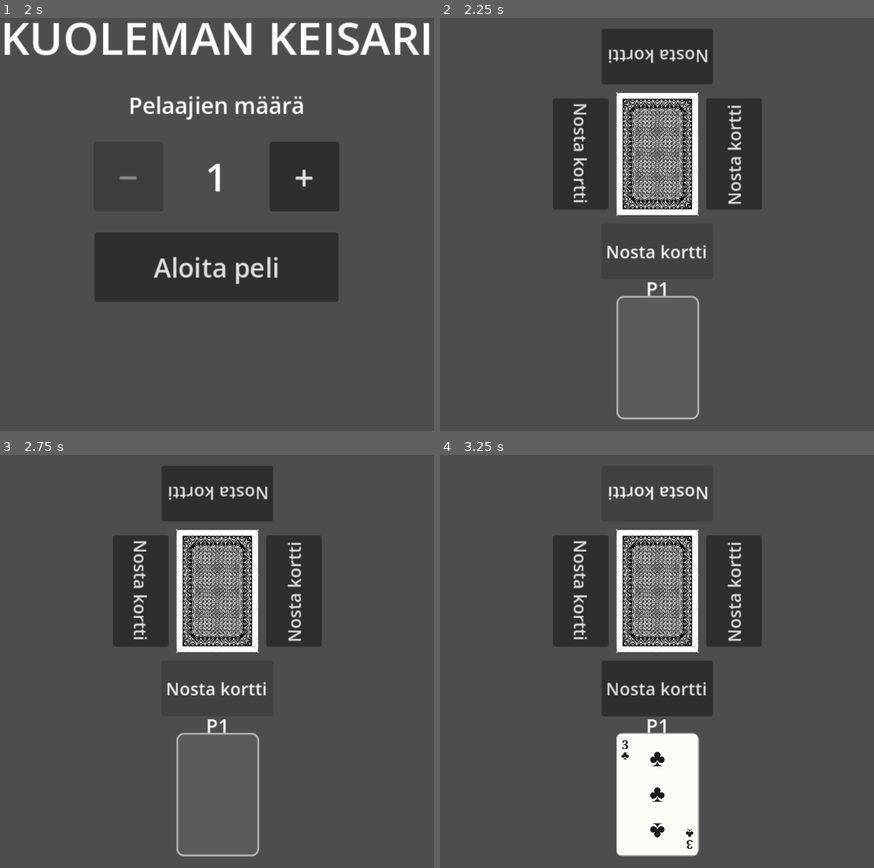
Above: before the commit, frames 1-4 (two rows, left to right).
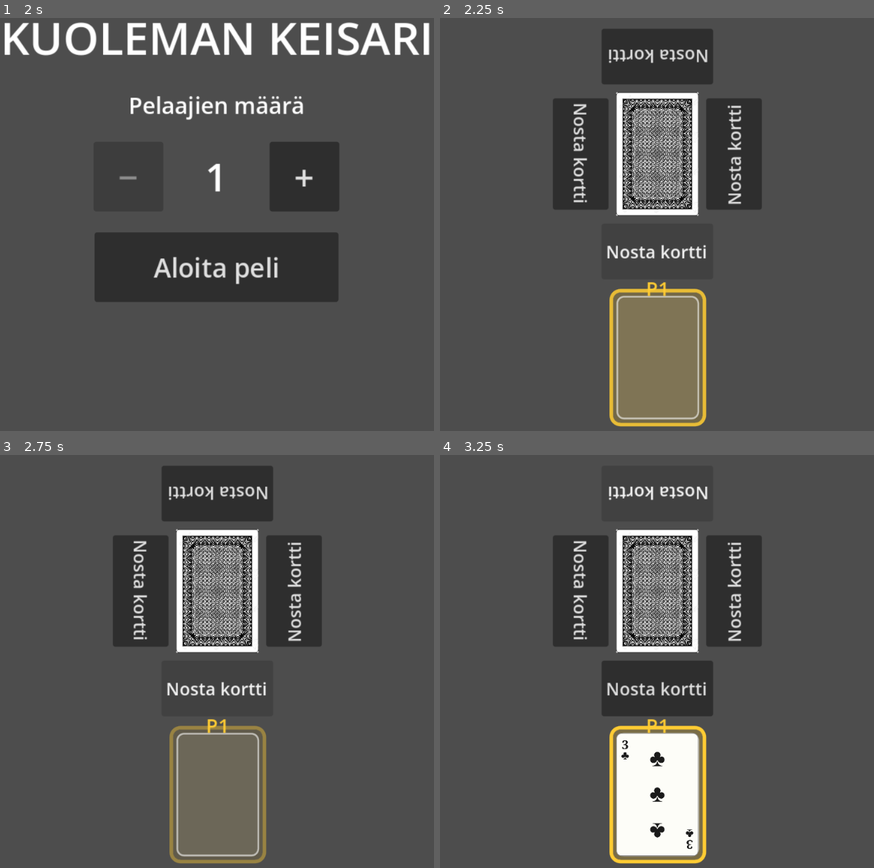
Above: after the commit, the same moments.

Repository: LKKarjalainen/kuoleman-keisari
Game: Godot game, scene res://mainmenu.tscn
Two runs of this game, one before a commit and one after it. Both use one fixed random seed, a clock stepped at 60 frames per second and the inputs below.
Inputs:
- Up to frame 1 (2 s): click "+" at 0.5 s; click "−" at 1.25 s
- Up to frame 2 (2.25 s): click "Aloita peli" at 2 s
- Up to frame 3 (2.75 s): no input
- Up to frame 4 (3.25 s): click "Nosta kortti" at 2.75 s

Frame 1 is identical in both runs. In frame 2, 7.1% of the frame differs, in the area x 39-62%, y 63-99%; in frame 3, 1.0%; in frame 4, 1.8%.

Commit message:
feat: player turn highlight and 2 doubles the straffit.

Diff:
--- a/game.gd
+++ b/game.gd
@@ -4,6 +4,7 @@
 
 const KORTIN_KOKO := Vector2(95, 142)
 const REUNAN_VARA := Vector2(110, 90)
+const VUORON_VÄRI := Color(1.0, 0.8, 0.2)
 
 const SÄÄNNÖT := ["normaali", "tupla"]
 
@@ -21,6 +22,7 @@
 	for i in pelaajien_määrä:
 		var pelaaja := Node2D.new()
 		pelaaja.name = "Pelaaja%d" % (i + 1)
+		pelaaja.add_child(_luo_korostus())
 		pelaaja.add_child(_luo_korttipaikka())
 		pelaaja.add_child(_luo_nimi(i + 1))
 		pelaaja.add_child(_luo_straffi())
@@ -30,6 +32,7 @@
 		pelaajien_kortit.append(null)
 
 	_asettele()
+	_korosta_vuoro()
 
 # Sijoittaa pakan ruudun keskelle ja pelaajat ellipsille sen ympärille.
 func _asettele() -> void:
@@ -57,6 +60,43 @@
 	paikka.mouse_filter = Control.MOUSE_FILTER_IGNORE
 	paikka.add_theme_stylebox_override("panel", tyyli)
 	return paikka
+
+# Keltainen kehys kortin ympärillä sille, jonka vuoro on nostaa. Kehys on korttia
+# vähän isompi ja sen alla, joten se näkyy myös kun paikalla on jo kortti.
+func _luo_korostus() -> Panel:
+	const REUNUS := 8.0
+
+	var tyyli := StyleBoxFlat.new()
+	tyyli.bg_color = Color(VUORON_VÄRI, 0.25)
+	tyyli.border_color = VUORON_VÄRI
+	tyyli.set_border_width_all(4)
+	tyyli.set_corner_radius_all(12)
+
+	var korostus := Panel.new()
+	korostus.name = "Korostus"
+	korostus.size = KORTIN_KOKO + Vector2(REUNUS, REUNUS) * 2
+	korostus.position = -korostus.size / 2
+	korostus.mouse_filter = Control.MOUSE_FILTER_IGNORE
+	korostus.add_theme_stylebox_override("panel", tyyli)
+	korostus.hide()
+
+	# Hidas sykkivä vilkkuminen, jotta vuoron huomaa pöydän toiseltakin puolelta
+	var tween := korostus.create_tween().set_loops()
+	tween.tween_property(korostus, "modulate:a", 0.4, 0.6).set_trans(Tween.TRANS_SINE)
+	tween.tween_property(korostus, "modulate:a", 1.0, 0.6).set_trans(Tween.TRANS_SINE)
+	return korostus
+
+# Näyttää korostuksen ja keltaisen nimen vain vuorossa olevalla pelaajalla.
+# Jos vuorossa ei ole ketään (esim. peli loppui), korostus poistetaan kaikilta.
+func _korosta_vuoro(korostettava: int = vuoro) -> void:
+	for i in pelaajat.size():
+		var on_vuorossa := i == korostettava
+		pelaajat[i].get_node("Korostus").visible = on_vuorossa
+		var nimi: Label = pelaajat[i].get_node("Nimi")
+		if on_vuorossa:
+			nimi.add_theme_color_override("font_color", VUORON_VÄRI)
+		else:
+			nimi.remove_theme_color_override("font_color")
 
 func _luo_nimi(numero: int) -> Label:
 	const KORKEUS := 24.0
@@ -91,6 +131,7 @@
 	_näytä_straffit(straffit)
 
 	vuoro = (vuoro + 1) % pelaajat.size()
+	_korosta_vuoro()
 
 	if pakka.is_empty():
 		_lopeta_peli()
@@ -115,7 +156,7 @@
 func _näytä_straffit(straffit: Array[String]) -> void:
 	for i in pelaajat.size():
 		var teksti: Label = pelaajat[i].get_node("Straffi")
-		if straffit[i] == "":
+		if straffit[i] == "" or straffit[i] == str(0):
 			teksti.hide()
 			continue
 		teksti.text = straffit[i]
@@ -124,6 +165,7 @@
 
 func _lopeta_peli() -> void:
 	$Keskusta/Korttitaka.hide()
+	_korosta_vuoro(-1)
 	for nappi in nostonapit:
 		nappi.disabled = true
 
--- a/saannot/normaali.gd
+++ b/saannot/normaali.gd
@@ -33,11 +33,11 @@
 		straffit[vuoro] = str(_suurin_arvo(pelaajien_kortit))
 		return straffit
 
-	# Ässä: jos naapurilla on ässä nostaja saa shotin.
-	if kortti.arvo == 14:
-		var vasen_ässä: bool = vasen_kortti != null and vasen_kortti.arvo == 14
-		var oikea_ässä: bool = oikea_kortti != null and oikea_kortti.arvo == 14
-		if vasen_ässä or oikea_ässä:
+	# Kakkonen: jos naapurilla on 2 nostaja saa shotin.
+	if kortti.arvo == 2:
+		var vasen_2: bool = vasen_kortti != null and vasen_kortti.arvo == 2
+		var oikea_2: bool = oikea_kortti != null and oikea_kortti.arvo == 2
+		if vasen_2 or oikea_2:
 			straffit[vuoro] = "shotti"
 			return straffit
 
@@ -54,6 +54,11 @@
 	if ketju.size() > 1:
 		for i in ketju:
 			straffit[i] = str(pelaajien_kortit[i].arvo)
+
+	for k in pelaajien_kortit:
+		if k != null and k.arvo == 2:
+			for i in straffit.size():
+				straffit[i] = str(int(straffit[i])*2)
 
 	return straffit
 
